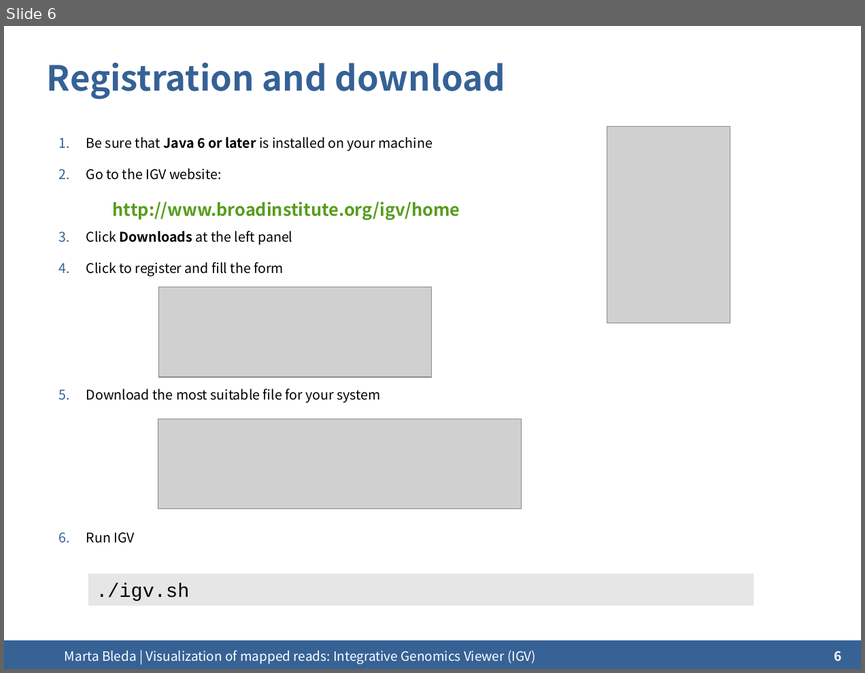
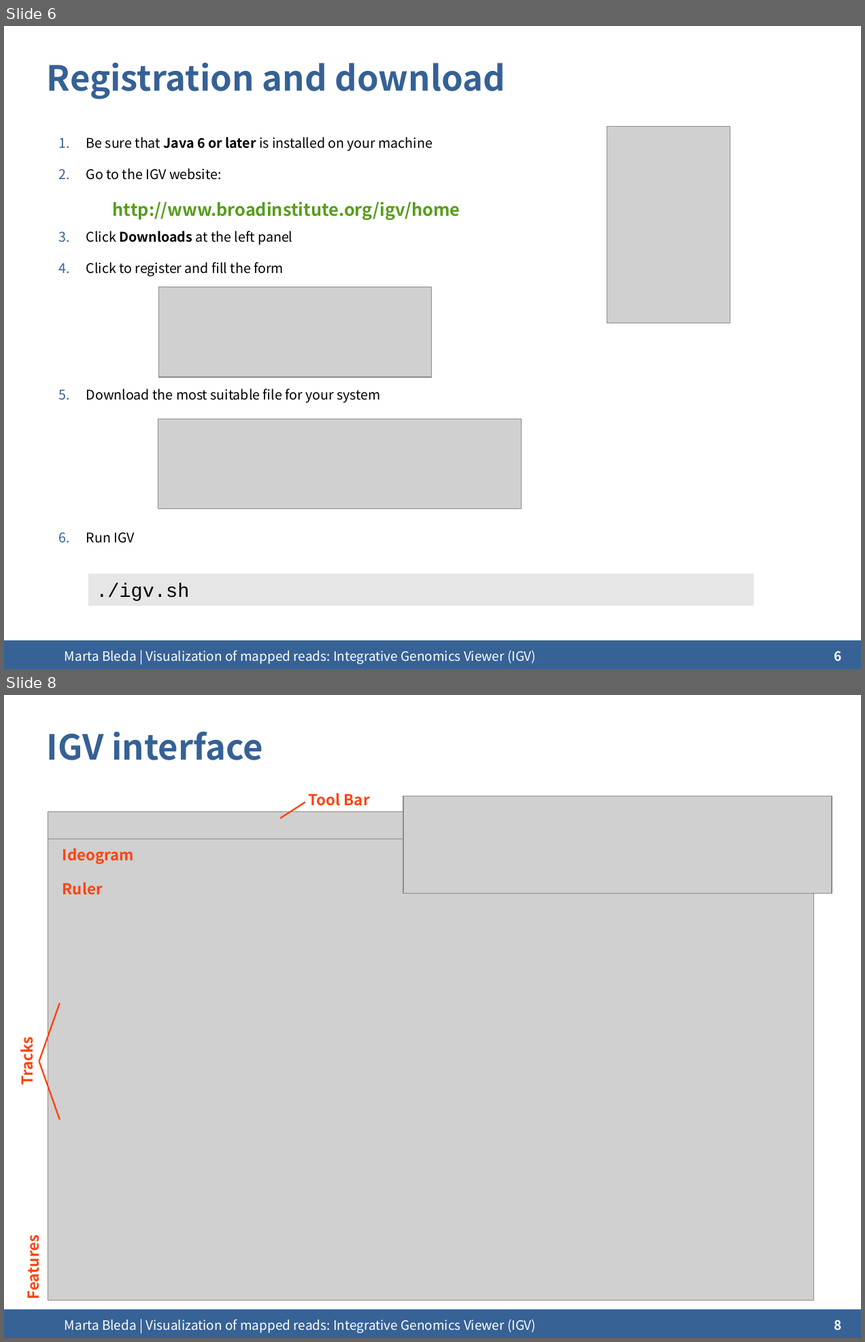
Before and after one commit to mbleda/ngscourse.github.io, a slide deck: COURSE_MATERIALS/visualization/slides/2014-Cambridge_visualisation.odp. Shown one above the other, each under a label of ours: slide 6 before the commit, slides 6 and 8 after it; the slides between them are not shown. The pictures are 865x673 and 865x1342 pixels, drawn with LibreOffice and Linux fonts; fonts in the diff are those of the drawing; grey boxes stand for pictures; background and template pictures are left out. Boxes give left, top, right and bottom in pixels: in the first picture for what was removed or moved away, otherwise in the second. Text is boxed around its words. In the diff, an @@ line names an element or a change of style, - is before the commit and + after.

Commit message:
visualization added

```diff
--- a/COURSE_MATERIALS/visualization/slides/2014-Cambridge_visualisation.odp
+++ b/COURSE_MATERIALS/visualization/slides/2014-Cambridge_visualisation.odp
@@ slide 8 added at bbox=[4, 695, 861, 1338], background #FFFFFF; not listed: 1 template element that a slide beside it also shows @@
@@ title added at bbox=[47, 731, 263, 760], 32 pt, text #356195, bold @@
+IGV interface
@@ text added at bbox=[309, 793, 370, 806], 14 pt, text #FF420E, bold @@
+Tool Bar
@@ picture added at bbox=[404, 796, 832, 894] @@
@@ picture added at bbox=[48, 812, 815, 839] @@
@@ line added from (280, 818) to (305, 802), #FF420E 1.45 pt @@
@@ picture added at bbox=[48, 839, 813, 1301] @@
@@ text added at bbox=[62, 848, 134, 864], 14 pt, text #FF420E, bold @@
+Ideogram
@@ text added at bbox=[62, 882, 103, 895], 14 pt, text #FF420E, bold @@
+Ruler
@@ line added from (39, 1062) to (60, 1003), #FF420E 1.45 pt @@
@@ text added at bbox=[16, 1041, 37, 1083], 14 pt, text #FF420E, bold @@
+Tracks
@@ line added from (39, 1062) to (60, 1119), #FF420E 1.45 pt @@
@@ text added at bbox=[22, 1240, 43, 1297], 14 pt, text #FF420E, bold @@
+Features
@@ text added at bbox=[65, 1319, 536, 1333], 12 pt, text #FFFFFF @@
+Marta Bleda | Visualization of mapped reads: Integrative Genomics Viewer (IGV)
@@ page number added at bbox=[834, 1319, 842, 1330], 12 pt, text #FFFFFF, bold @@
+8
```
Also in this commit, not shown: 6 slides changed, 14 other files.
